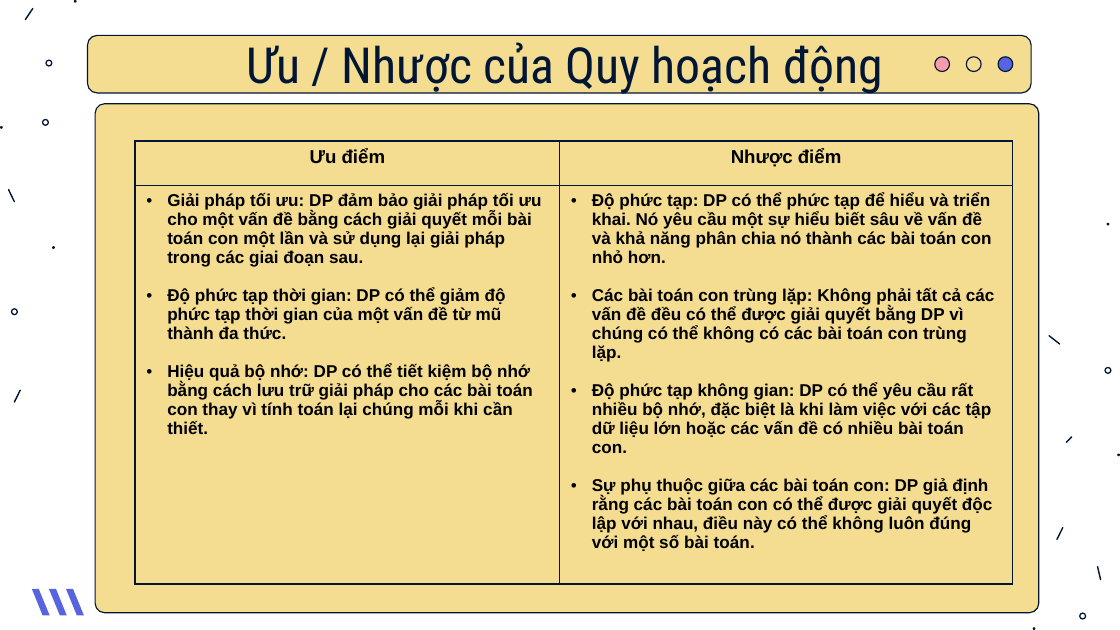
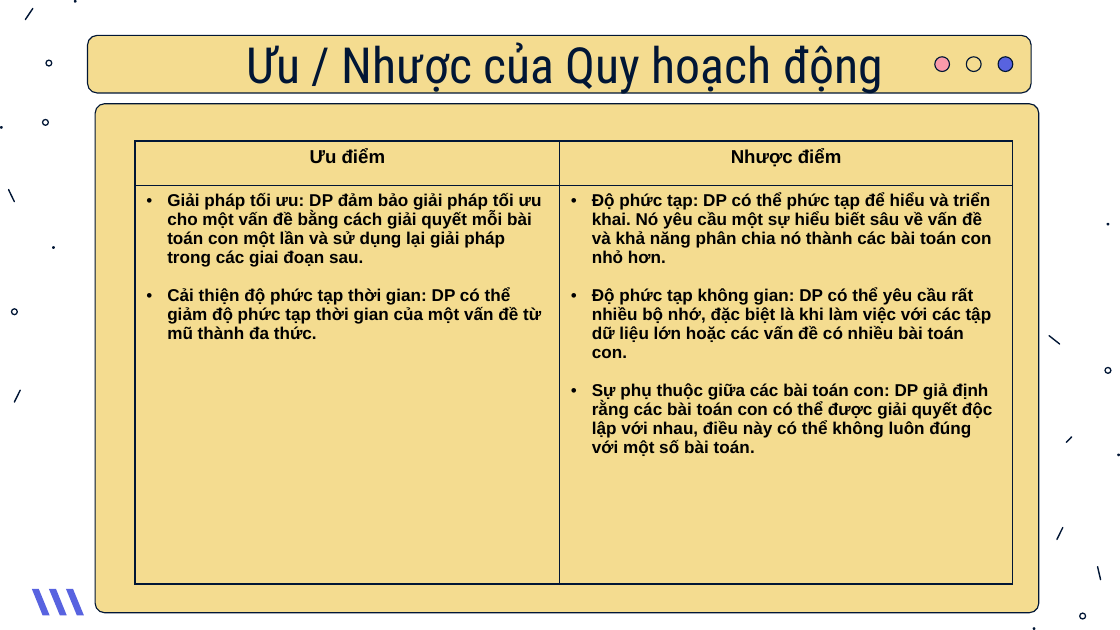
Before and after one commit to Tox1cCoder/CS112, a slide deck: slide 29 of Slide.pptx. Drawn at 1120x630 pixels with LibreOffice and Linux fonts; fonts in the diff are those of the drawing. Boxes give left, top, right and bottom in pixels: in the first picture for what was removed or moved away, otherwise in the second. Text is boxed around its words. In the diff, an @@ line names an element or a change of style, - is before the commit and + after.

```diff
--- a/Slide.pptx
+++ b/Slide.pptx
@@ table at bbox=[136, 141, 1014, 584] @@
-row 2, column 1: Giải pháp tối ưu: DP đảm bảo giải pháp tối ưu cho một vấn đề bằng cách giải quyết mỗi bài toán con một lần và sử dụng lại giải pháp trong các giai đoạn sau. / Độ phức tạp thời gian: DP có thể giảm độ phức tạp thời gian của một vấn đề từ mũ thành đa thức. / Hiệu quả bộ nhớ: DP có thể tiết kiệm bộ nhớ bằng cách lưu trữ giải pháp cho các bài toán con thay vì tính toán lại chúng mỗi khi cần thiết.
+row 2, column 1: Giải pháp tối ưu: DP đảm bảo giải pháp tối ưu cho một vấn đề bằng cách giải quyết mỗi bài toán con một lần và sử dụng lại giải pháp trong các giai đoạn sau. / Cải thiện độ phức tạp thời gian: DP có thể giảm độ phức tạp thời gian của một vấn đề từ mũ thành đa thức.
-row 2, column 2: Độ phức tạp: DP có thể phức tạp để hiểu và triển khai. Nó yêu cầu một sự hiểu biết sâu về vấn đề và khả năng phân chia nó thành các bài toán con nhỏ hơn. / Các bài toán con trùng lặp: Không phải tất cả các vấn đề đều có thể được giải quyết bằng DP vì chúng có thể không có các bài toán con trùng lặp. / Độ phức tạp không gian: DP có thể yêu cầu rất nhiều bộ nhớ, đặc biệt là khi làm việc với các tập dữ liệu lớn hoặc các vấn đề có nhiều bài toán con. / Sự phụ thuộc giữa các bài toán con: DP giả định rằng các bài toán con có thể được giải quyết độc lập với nhau, điều này có thể không luôn đúng với một số bài toán.
+row 2, column 2: Độ phức tạp: DP có thể phức tạp để hiểu và triển khai. Nó yêu cầu một sự hiểu biết sâu về vấn đề và khả năng phân chia nó thành các bài toán con nhỏ hơn. / Độ phức tạp không gian: DP có thể yêu cầu rất nhiều bộ nhớ, đặc biệt là khi làm việc với các tập dữ liệu lớn hoặc các vấn đề có nhiều bài toán con. / Sự phụ thuộc giữa các bài toán con: DP giả định rằng các bài toán con có thể được giải quyết độc lập với nhau, điều này có thể không luôn đúng với một số bài toán.
```
Also in this commit, not shown: 6 other slides changed, 1 slide added.
